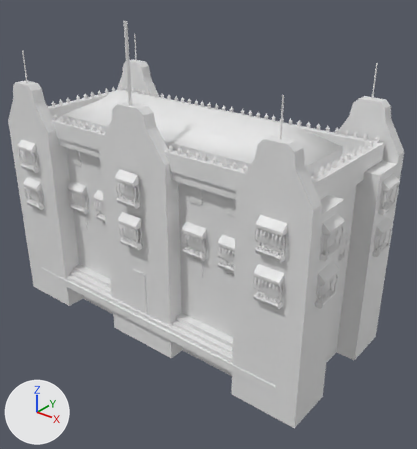
The COLLADA model art/meshes/structural/empire/civic_center.dae, before and after one commit.
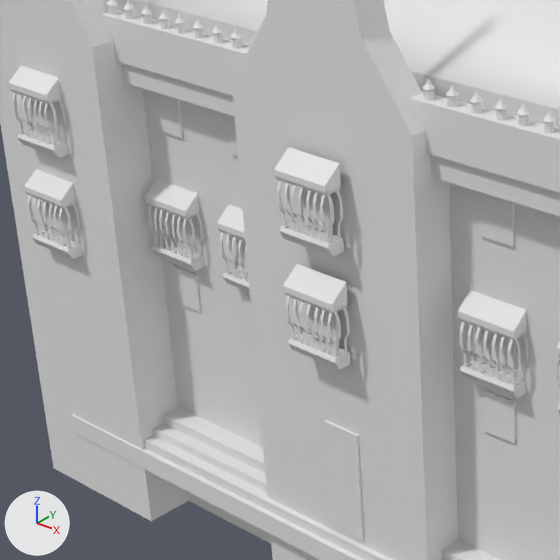
Each version appears first whole from a 50 mm camera at (43.3, -50.1, 39.8) aimed at (3.8, -0.7, 9.2), and next in a close-up on the part from 3% to 52% of the width and 26% to 71% of the height. Every picture has the same lights, and +X, +Y and +Z are marked at lower left.

Objects in the first close-up: 'CivicCenter'.
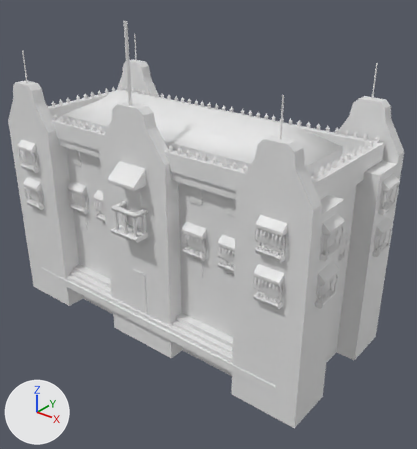
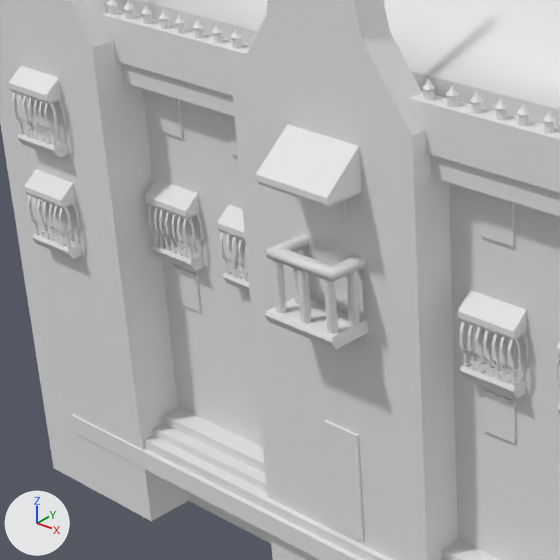
The newer file is also turned or shifted as a whole; pictures and numbers use the older file's frame.

What changed in the scene script:
```text
Change me_cube:
    used by ob_civiccenter; location = (0.51, 0.0, 6.39)
    remove me_cube.from_pydata(...)  # 13235 vertices, 15860 faces; spans x -22.8..22.8, y -10.7..10.8, z -11.3..26.7
    add me_cube.from_pydata(...)  # 12671 vertices, 15378 faces; spans x -22.8..22.8, y -11.5..10.8, z -11.3..26.7
    me_cube part 1: the loose piece of 8 vertices spanning x -1.1..0.9, y -9.6..-9.4, z -6.4..-1.0 is copied, and the copy is moved by (0.0, 0.0, 11.1); it spans x -1.1..0.8, y -9.5..-9.4, z 4.7..10.1
    me_cube part 2: a new loose piece of 16 vertices spanning x -1.9..1.8, y -11.3..-9.4, z 7.1..7.5, in mat_mexicanbuildings (its picture is missing)
    me_cube part 3: a new loose piece of 16 vertices spanning x -1.8..-1.4, y -11.3..-10.8, z 4.6..7.1, in mat_mexicanbuildings (its picture is missing)
    me_cube part 4: a new loose piece of 16 vertices spanning x -0.4..0.1, y -11.3..-10.8, z 4.6..7.1, in mat_mexicanbuildings (its picture is missing)
    me_cube part 5: a new loose piece of 16 vertices spanning x 1.1..1.6, y -11.3..-10.8, z 4.6..7.1, in mat_mexicanbuildings (its picture is missing)
    me_cube part 6: a new loose piece of 16 vertices spanning x -1.9..-1.4, y -10.2..-9.7, z 4.6..7.1, in mat_mexicanbuildings (its picture is missing)
    me_cube part 7: a new loose piece of 16 vertices spanning x 1.3..1.7, y -10.2..-9.7, z 4.6..7.1, in mat_mexicanbuildings (its picture is missing)
    me_cube part 8: a new loose piece of 14 vertices spanning x -2.1..1.7, y -11.5..-9.5, z 3.9..4.7, in mat_mexicanbuildings (its picture is missing)
    me_cube part 9: a new loose piece of 14 vertices spanning x -2.2..1.8, y -11.3..-9.4, z 10.2..12.2, in mat_mexicanbuildings (its picture is missing)
    me_cube part 10: 50 loose pieces with 696 vertices, spanning x -2.0..1.1, y -10.7..-9.8, z 2.3..11.4, are deleted
```

Boxes (x1, y1, x2, y2) around the edits, measured in the close-ups (560 x 560 px):
part 1 of me_cube, added: after (310, 200, 349, 313)
part 2 of me_cube, added: after (266, 235, 365, 282)
part 3 of me_cube, added: after (272, 260, 287, 313)
part 4 of me_cube, added: after (297, 269, 312, 323)
part 5 of me_cube, added: after (324, 279, 338, 334)
part 6 of me_cube, added: after (293, 250, 302, 304)
part 7 of me_cube, added: after (347, 271, 360, 326)
part 8 of me_cube, added: after (264, 298, 368, 349)
part 9 of me_cube, added: after (256, 124, 361, 207)
part 10 of me_cube, deleted: before (274, 147, 350, 370)
